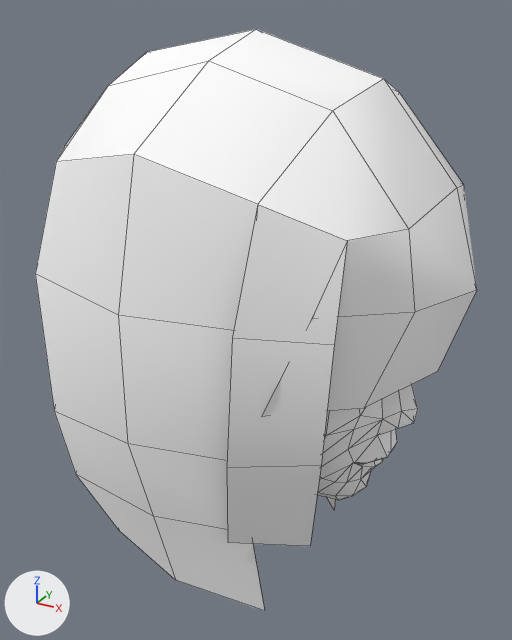
A saved change to the Blender file source/assets/models/slshish/54-nkimod.blend.
The view is the same before and after, from a 50 mm camera at (7.05, -11.09, 7.46) aimed at (0.94, 0.02, 1.91). Lighting does not change. The marker at lower left points along +X, +Y and +Z. Mesh edges are drawn as thin lines.

The first picture shows 'h_face', 'h_hair'.
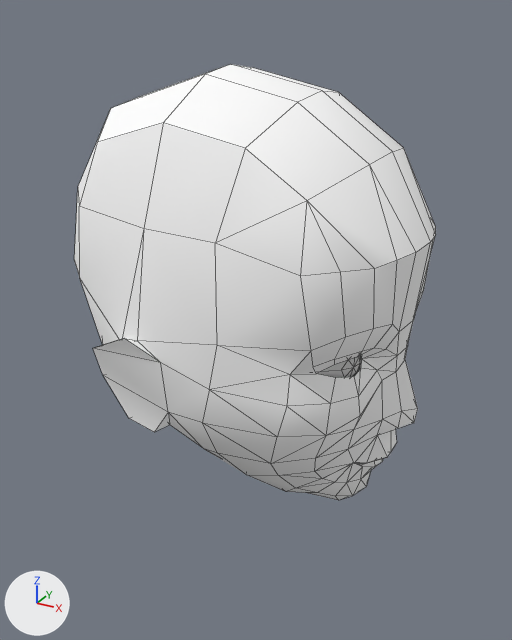
Where the change shows, as pixel boxes [x1, y1, x2, y2] in the pictures (512 x 640 px):
'h_hair', hidden: before [35, 29, 477, 611]
'h_face', reshaped: before [317, 385, 418, 500]; after [74, 64, 436, 500]
part 1 of me_h_face, built on: before [318, 399, 387, 496]; after [271, 356, 397, 496]

What changed in the scene script:
```text
Change me_h_face:
    used by ob_h_face; location = (0.0, 0.0, 0.0); rotation_euler = (0.0, 0.0, 1.571), in degrees (0, 0, 90); scale = (7.92, 7.92, 7.92)
    remove me_h_face.from_pydata(...)  # 273 vertices, 280 faces; spans x -0.379..0.379, y -0.539..0.334, z -0.18..0.832
    add me_h_face.from_pydata(...)  # 274 vertices, 298 faces; spans x -0.379..0.379, y -0.539..0.334, z -0.18..0.832
    me_h_face part 1
    30 faces are deleted
    1 vertex is added at (0.0, -0.48, 0.052)
    48 new faces join them, mat_material_005 (its picture is missing)
Change ob_h_hair:
    add ob_h_hair.hide_set(True)  # its collection is switched off
```
